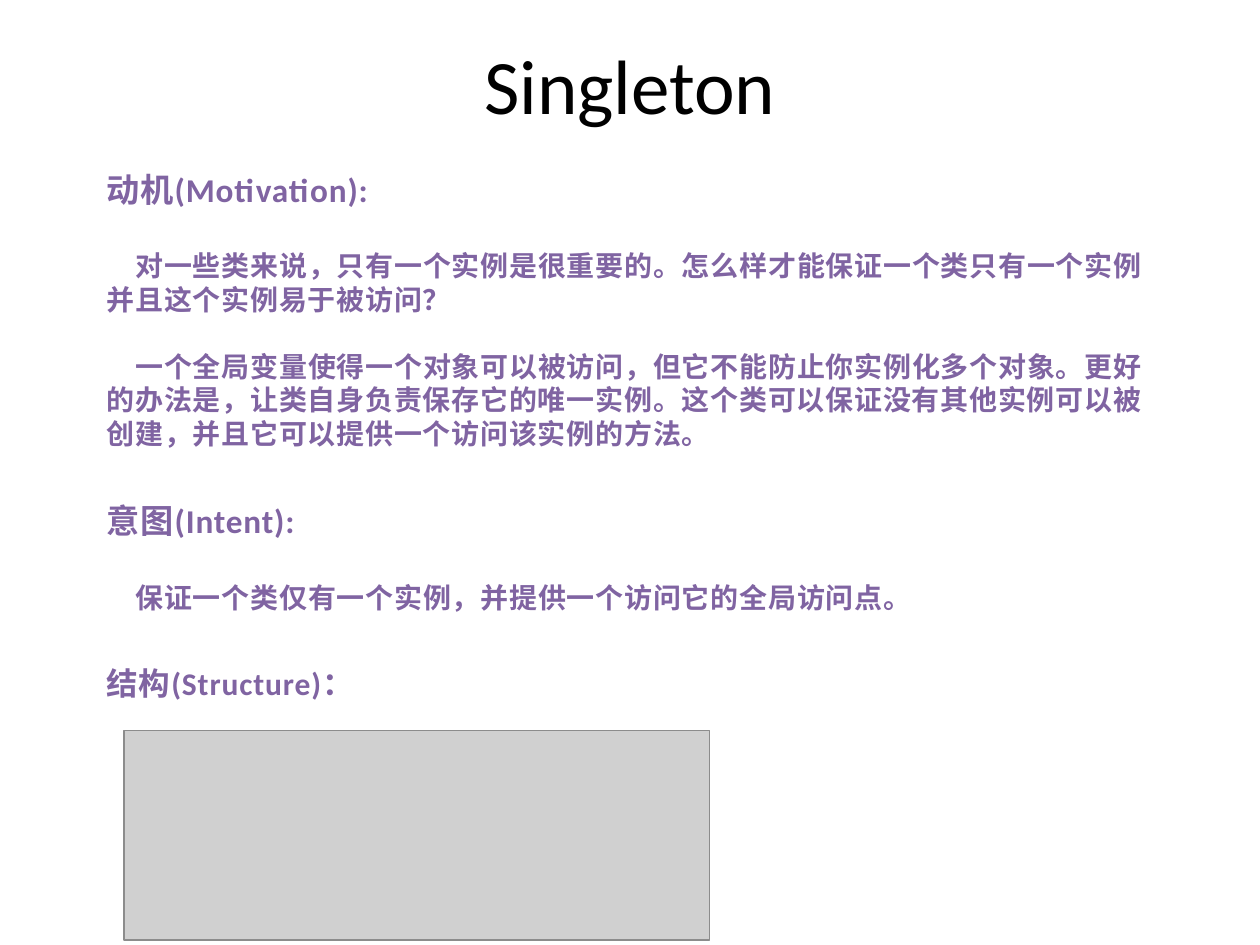
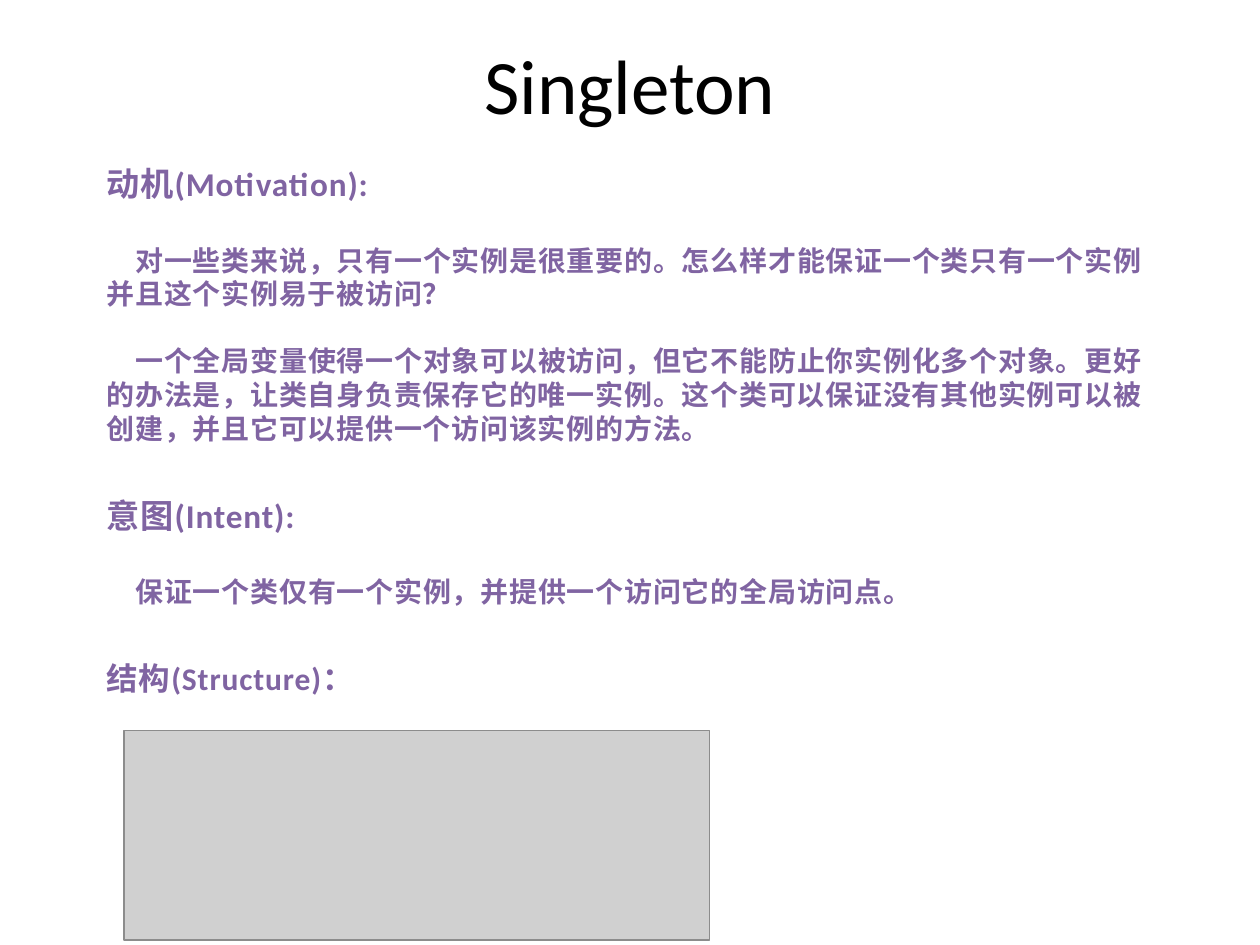
Before and after one commit to PlumpMath/DesignPattern-956, a slide deck: slide 20 of _Doc/DesignPattern.P3.Creational(Singleton).pptx. Drawn at 1260x945 pixels with LibreOffice and Linux fonts; fonts in the diff are those of the drawing; grey boxes stand for pictures. Boxes give left, top, right and bottom in pixels: in the first picture for what was removed or moved away, otherwise in the second. Text is boxed around its words. In the diff, an @@ line names an element or a change of style, - is before the commit and + after.

```diff
--- a/_Doc/DesignPattern.P3.Creational(Singleton).pptx
+++ b/_Doc/DesignPattern.P3.Creational(Singleton).pptx
@@ text "动机(Motivation):" moved from (x1=107, y1=174, x2=1142, y2=700) to (x1=107, y1=168, x2=1142, y2=695) @@
```
Also in this commit, not shown: 13 other slides changed.
